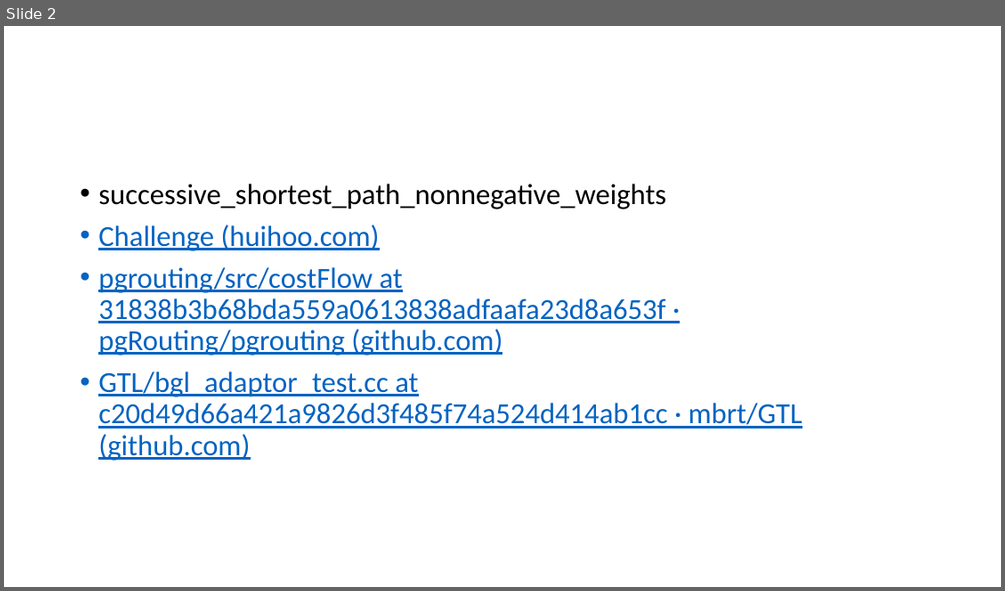
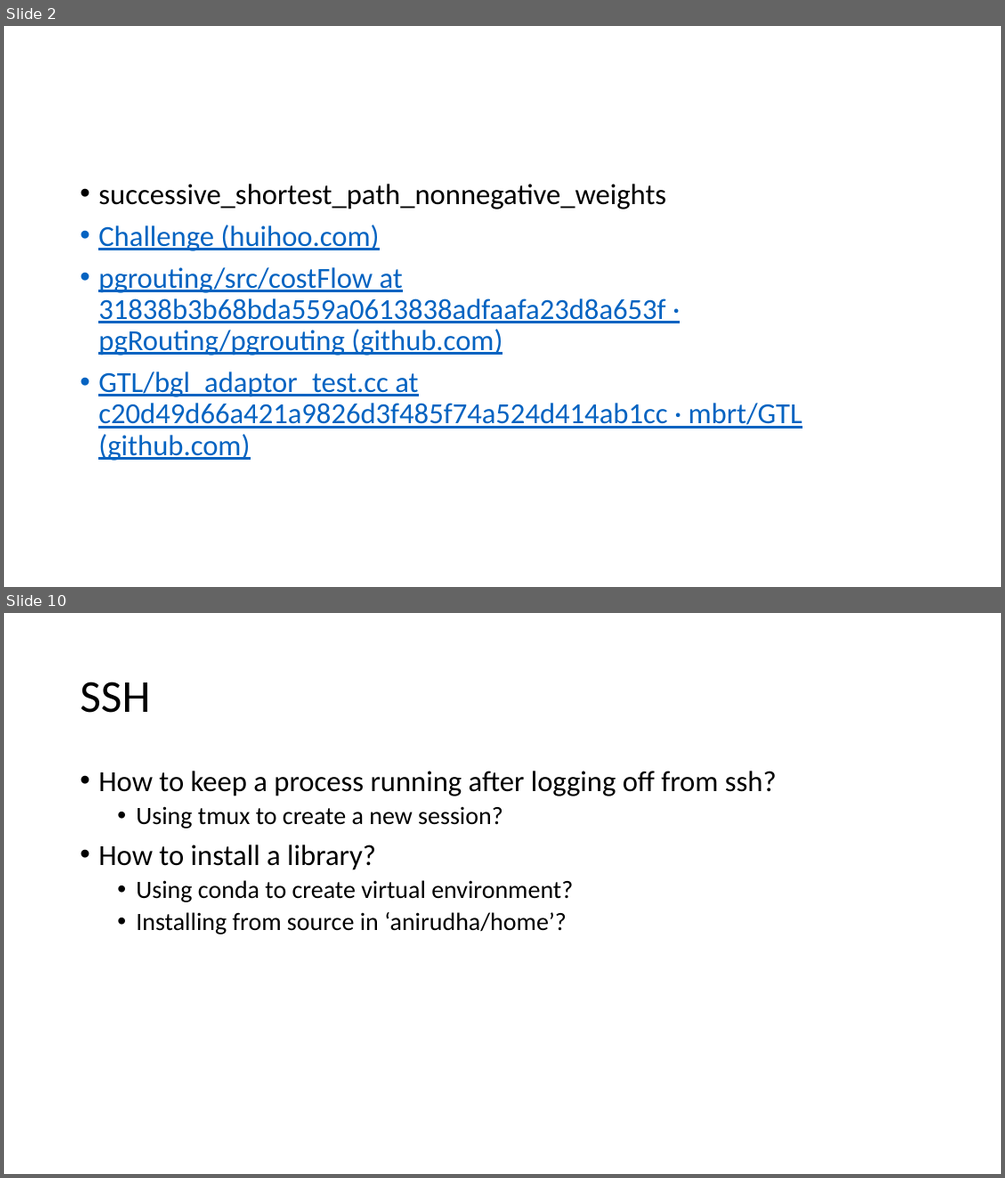
Before and after one commit to anirudhakulkarni/Parallel-MCMF-at-IISc-Research, a slide deck: reports/week-5.pptx. Shown one above the other, each under a label of ours: slide 2 before the commit, slides 2 and 10 after it; the slides between them are not shown. The pictures are 1005x591 and 1005x1178 pixels, drawn with LibreOffice and Linux fonts; fonts in the diff are those of the drawing. Boxes give left, top, right and bottom in pixels: in the first picture for what was removed or moved away, otherwise in the second. Text is boxed around its words. In the diff, an @@ line names an element or a change of style, - is before the commit and + after.

```diff
--- a/reports/week-5.pptx
+++ b/reports/week-5.pptx
@@ slide 10 added at (x1=4, y1=613, x2=1001, y2=1174), background #FFFFFF @@
@@ title added at (x1=80, y1=682, x2=150, y2=713), 44 pt, text #000000 @@
+SSH
@@ text added at (x1=98, y1=771, x2=777, y2=934), 24 pt, text #000000 @@
+• How to keep a process running after logging off from ssh?
+  • Using tmux to create a new session?
+• How to install a library?
+  • Using conda to create virtual environment?
+  • Installing from source in ‘anirudha/home’?
```
Also in this commit, not shown: 8 other slides added, 1 slide removed, 25 other files.
